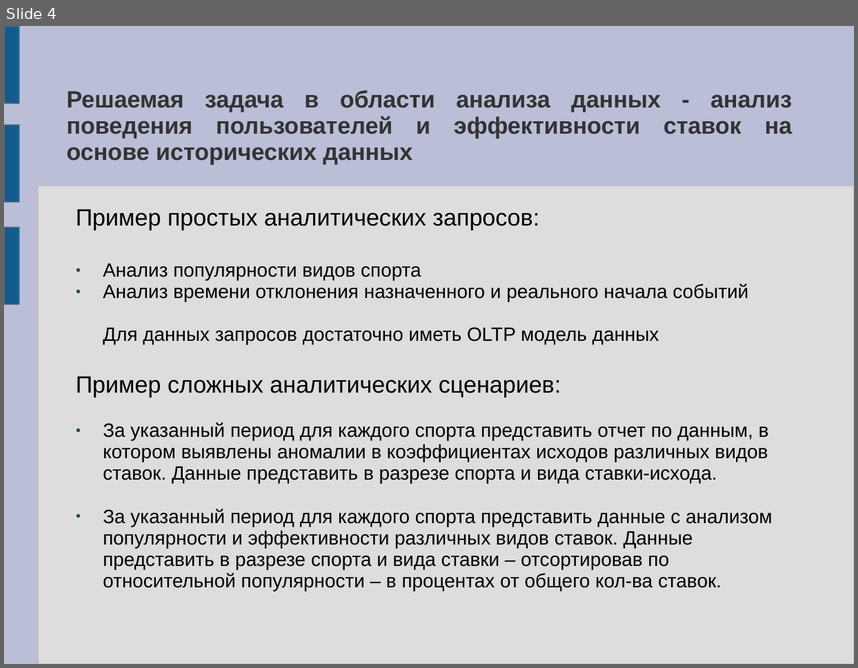
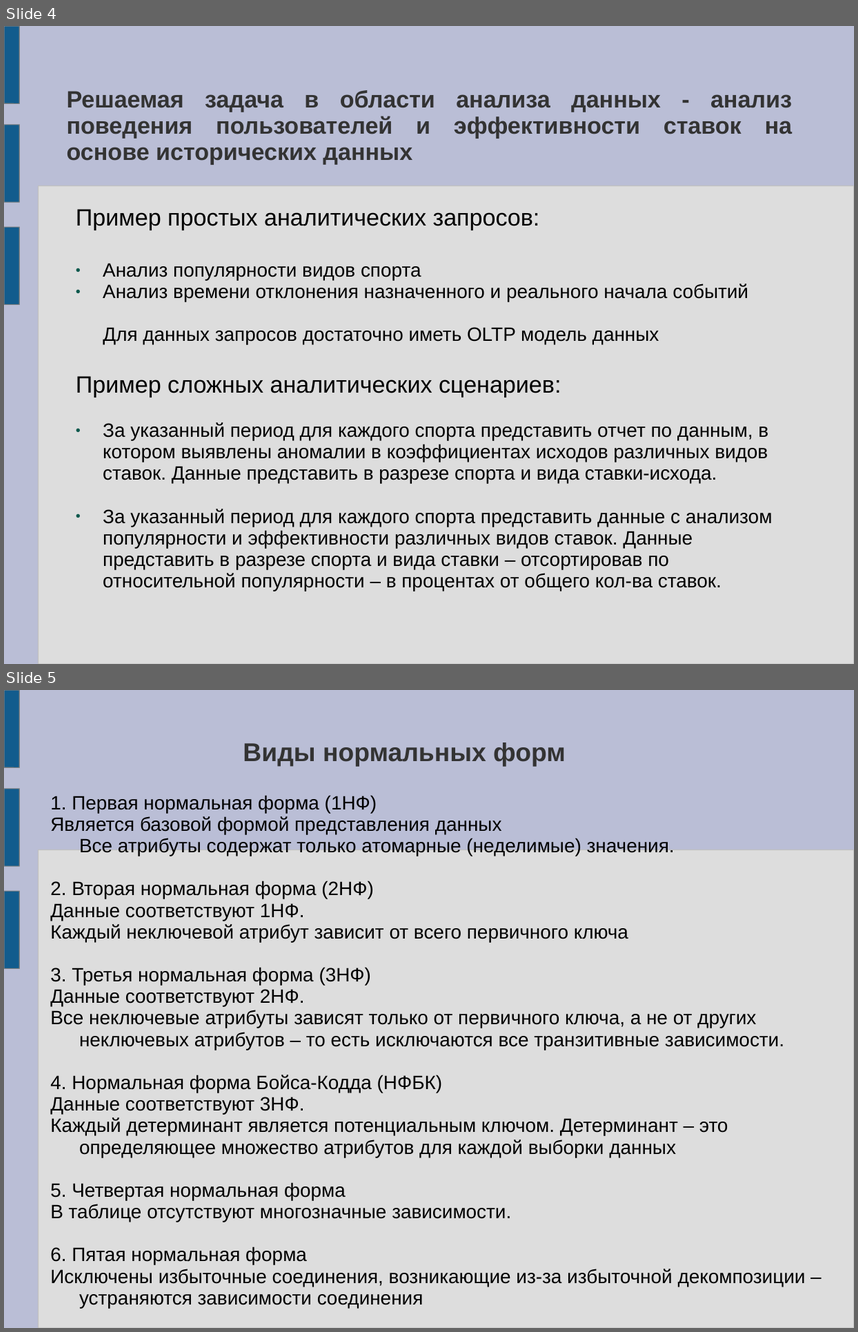
Before and after one commit to Tigeroff2002/Labs_Maga, a slide deck: BusinessAnalyz/Parakhin_PRIm124-Doklad.ppt. Shown one above the other, each under a label of ours: slide 4 before the commit, slides 4 and 5 after it. The pictures are 858x668 and 858x1332 pixels, drawn with LibreOffice and Linux fonts; fonts in the diff are those of the drawing. Boxes give left, top, right and bottom in pixels: in the first picture for what was removed or moved away, otherwise in the second. Text is boxed around its words. In the diff, an @@ line names an element or a change of style, - is before the commit and + after.

```diff
--- a/BusinessAnalyz/Parakhin_PRIm124-Doklad.ppt
+++ b/BusinessAnalyz/Parakhin_PRIm124-Doklad.ppt
@@ slide 5 added at [4, 690, 854, 1328], background #BABED6; not listed: 4 template elements that a slide beside it also shows @@
@@ title added at [243, 742, 566, 766], 24 pt, text #333333, bold @@
+Виды нормальных форм
@@ text added at [50, 795, 806, 1308], 18 pt, text #000000 @@
+1. Первая нормальная форма (1НФ)
+Является базовой формой представления данных
+Все атрибуты содержат только атомарные (неделимые) значения.
+2. Вторая нормальная форма (2НФ)
+Данные соответствуют 1НФ.
+Каждый неключевой атрибут зависит от всего первичного ключа
+3. Третья нормальная форма (3НФ)
+Данные соответствуют 2НФ.
+Все неключевые атрибуты зависят только от первичного ключа, а не от других неключевых атрибутов – то есть исключаются все транзитивные зависимости.
+4. Нормальная форма Бойса-Кодда (НФБК)
+Данные соответствуют 3НФ.
+Каждый детерминант является потенциальным ключом. Детерминант – это определяющее множество атрибутов для каждой выборки данных
+5. Четвертая нормальная форма
+В таблице отсутствуют многозначные зависимости.
+6. Пятая нормальная форма
+Исключены избыточные соединения, возникающие из-за избыточной декомпозиции – устраняются зависимости соединения
```
Also in this commit, not shown: 22 other files.
